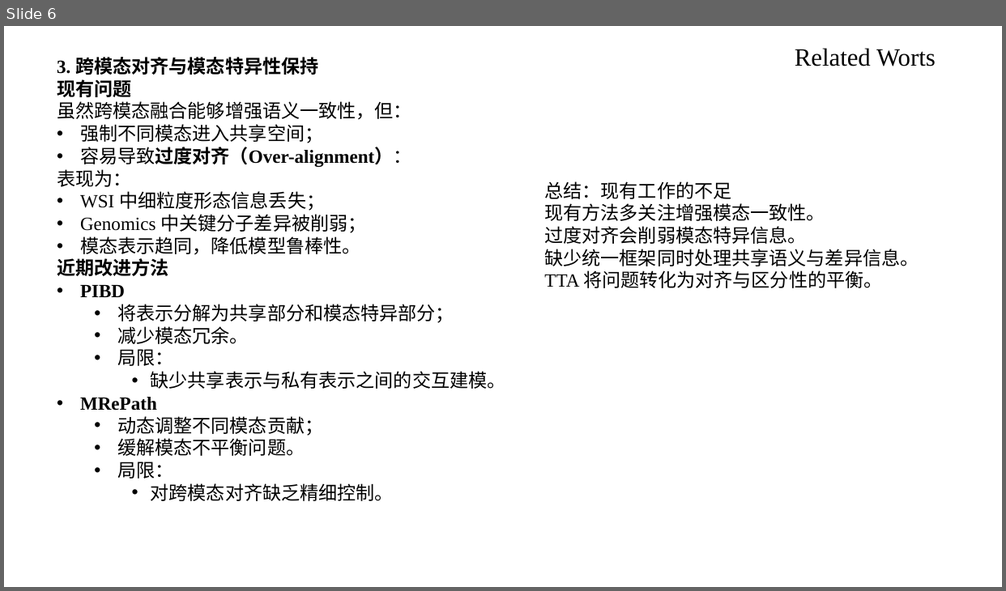
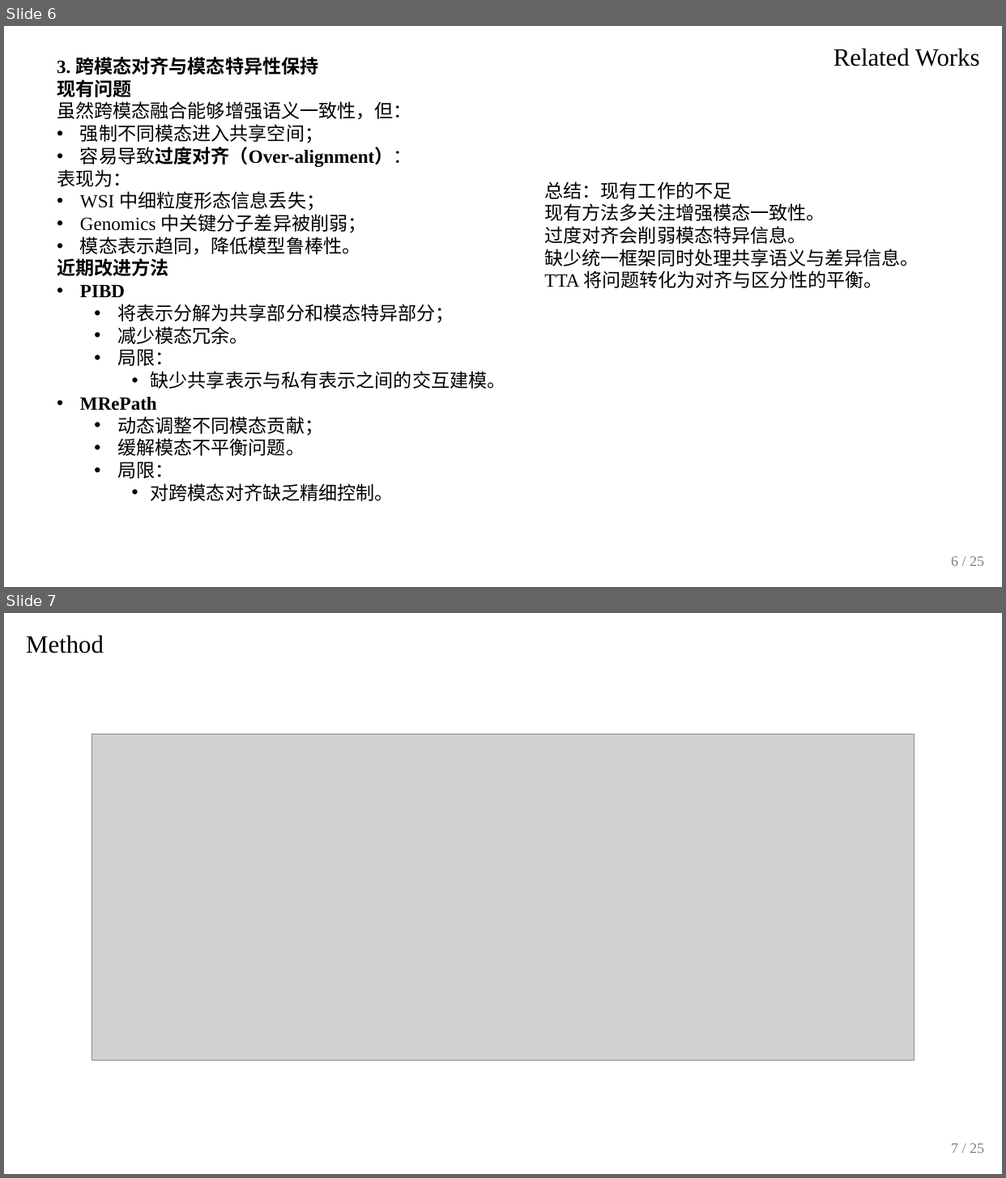
Before and after one commit to Skywalkerjieee/paper-sharing-ppt, a slide deck: assets/paper-sharing-style-reference.pptx. Shown one above the other, each under a label of ours: slide 6 before the commit, slides 6 and 7 after it. The pictures are 1006x591 and 1006x1178 pixels, drawn with LibreOffice and Linux fonts; fonts in the diff are those of the drawing; grey boxes stand for pictures. Boxes give left, top, right and bottom in pixels: in the first picture for what was removed or moved away, otherwise in the second. Text is boxed around its words. In the diff, an @@ line names an element or a change of style, - is before the commit and + after.

```diff
--- a/assets/paper-sharing-style-reference.pptx
+++ b/assets/paper-sharing-style-reference.pptx
@@ slide 7 added at [4,613,1002,1174], background #FFFFFF @@
@@ text added at [26,635,104,653], 24 pt, text #000000 @@
+Method
@@ picture added at [91,735,914,1061] @@
@@ text added at [951,1144,984,1153], 14 pt, text #7F7F7F @@
+7 / 25
@@ slide 6 changed as well @@
@@ text at [833,48,980,66]: text changed @@
-Related Worts
+Related Works
@@ text added at [951,557,984,566], 14 pt, text #7F7F7F @@
+6 / 25
```
Also in this commit, not shown: 21 other slides changed, 2 other slides added, 3 slides removed, 9 other files.
